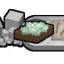
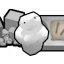
Before/after of a (64, 64) layered artwork. What changed in the layer stack:
renamed "UnfinishedAnima.png" to "Golem_south.png", painted on it over [13, 11, 55, 57]